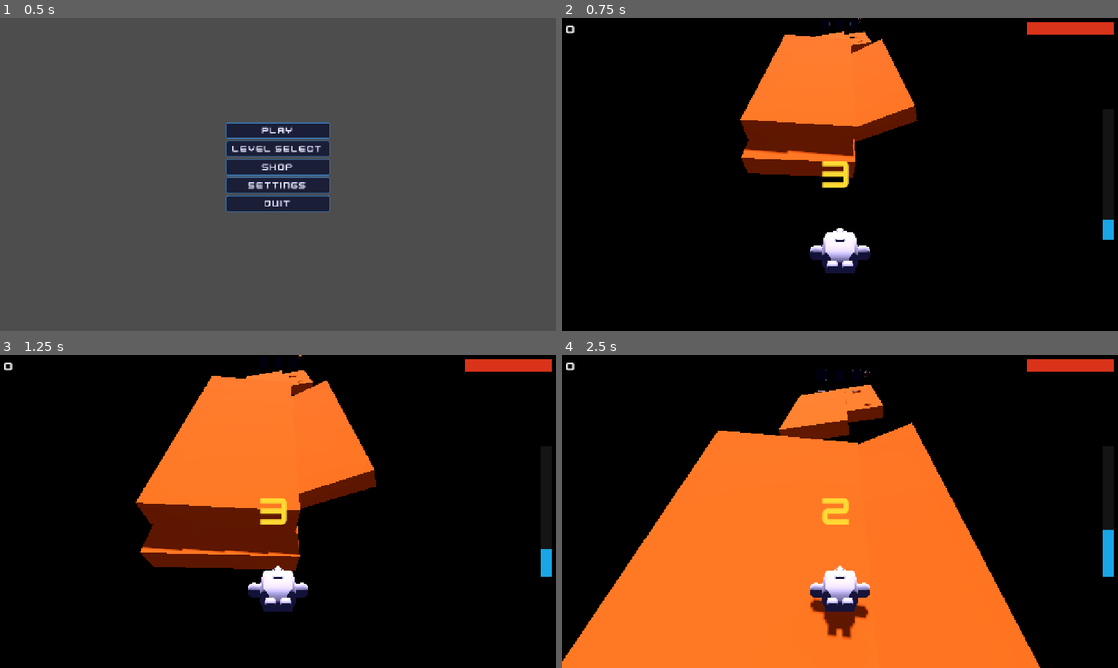
Above: before the commit, frames 1-4 (two rows, left to right).
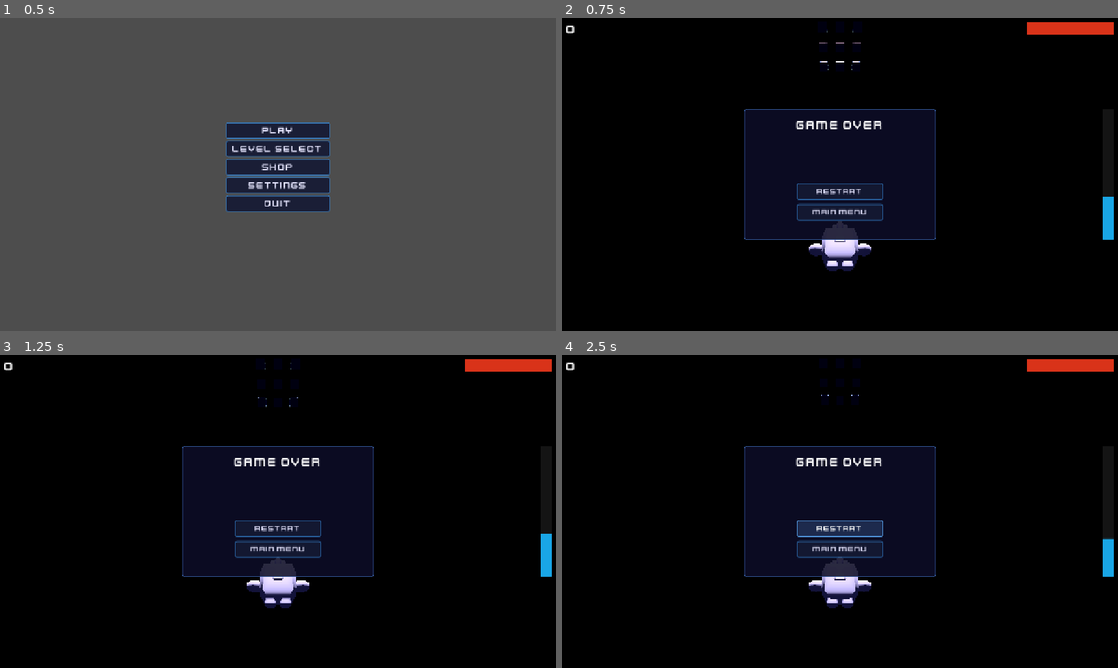
Above: after the commit, the same moments.

Repository: Dinozor/space-jumper
Game: Godot game, scene res://game/main/main.tscn
Two runs of this game, one before a commit and one after it. Both use one fixed random seed, a clock stepped at 60 frames per second and the inputs below.
Inputs (mouse positions are in pixels of both pictures, inside the frame that each line leads up to):
- Up to frame 1 (0.5 s): no input
- Up to frame 2 (0.75 s): click "Play" at 0.5 s
- Up to frame 3 (1.25 s): no input
- Up to frame 4 (2.5 s): click (840, 527) at 1.25 s, where only the run after the commit has a clickable "Restart"; click (840, 527) at 2 s, where only the run after the commit has a clickable "Restart"

Frame 1 is identical in both runs. In frame 2, 21% of the frame differs, in the area x 32-100%, y 0-82%; in frame 3, 24%; in frame 4, 48%, in the area x 0-100%, y 4-100%.
Error after the commit: Invalid access to property or key 'play_again_pressed' on a base object of type 'null instance'. (res://game/gameplay/game.gd:51)

Commit message:
feat(ui): wire WinScreen and LoseScreen into game.gd
Co-Authored-By: Claude Sonnet 4.6 <noreply@anthropic.com>

Diff:
--- a/game/gameplay/game.gd
+++ b/game/gameplay/game.gd
@@ -20,7 +20,8 @@
 @onready var _drift_tracker: DriftTracker = $DriftTracker
 @onready var _level_manager: LevelManager = $LevelManager
 @onready var _hud: HUD = $HUD
-@onready var _game_over: GameOver = $GameOver
+@onready var _win_screen: WinScreen = $WinScreen
+@onready var _lose_screen: LoseScreen = $LoseScreen
 @onready var _pause_menu: PauseMenu = $PauseMenu
 
 var _intro_active: bool = false
@@ -43,9 +44,18 @@
 	_drift_tracker.drifted_out.connect(_on_player_drifted_out)
 	_level_manager.station_reached.connect(_on_station_reached)
 	_level_manager.left_behind.connect(_on_player_left_behind)
-	_game_over.restart_pressed.connect(_restart)
-	_game_over.menu_pressed.connect(_go_to_menu)
-	_game_over.hide()
+	if GameState.last_attempt_level_id != GameState.current_level:
+		GameState.attempt_count = 0
+		GameState.last_attempt_level_id = GameState.current_level
+	GameState.attempt_count += 1
+	_win_screen.play_again_pressed.connect(_restart)
+	_win_screen.next_level_pressed.connect(_go_to_next_level)
+	_win_screen.shop_pressed.connect(_go_to_shop)
+	_win_screen.menu_pressed.connect(_go_to_menu)
+	_lose_screen.retry_pressed.connect(_restart)
+	_lose_screen.menu_pressed.connect(_go_to_menu)
+	_win_screen.hide()
+	_lose_screen.hide()
 	_corridor_spawner.fill_initial()
 	_hud.update_health(_player.stats.health)
 	_begin_intro()
@@ -152,7 +162,9 @@
 	_award_currency()
 	AudioManager.play_win()
 	level_won.emit()
-	_game_over.show_result(EndState.WON)
+	_win_screen.show_result(
+		level_data.level_reward if level_data != null else 0, GameState.currency
+	)
 
 
 func _on_player_healed() -> void:
@@ -182,7 +194,9 @@
 	_award_currency()
 	AudioManager.play_win()
 	level_won.emit()
-	_game_over.show_result(EndState.WON)
+	_win_screen.show_result(
+		level_data.level_reward if level_data != null else 0, GameState.currency
+	)
 
 
 func _award_currency() -> void:
@@ -201,7 +215,7 @@
 	_game_ended = true
 	AudioManager.play_lose()
 	level_lost.emit(reason)
-	_game_over.show_result(reason)
+	_lose_screen.show_result(reason, GameState.attempt_count)
 
 
 func _restart() -> void:
@@ -209,4 +223,15 @@
 
 
 func _go_to_menu() -> void:
+	GameState.last_attempt_level_id = -1
 	get_tree().change_scene_to_file("res://game/menu/main_menu.tscn")
+
+
+func _go_to_next_level() -> void:
+	GameState.current_level += 1
+	get_tree().reload_current_scene()
+
+
+func _go_to_shop() -> void:
+	GameState.last_attempt_level_id = -1
+	get_tree().change_scene_to_file("res://game/menu/shop.tscn")
